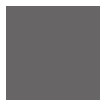
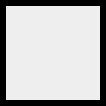
Layers edited between the first and the second 106x106 image:
painted on "Hintergrund" over (0, 0, 106, 106)
painted on "HeartContainer" over (0, 0, 106, 106)
